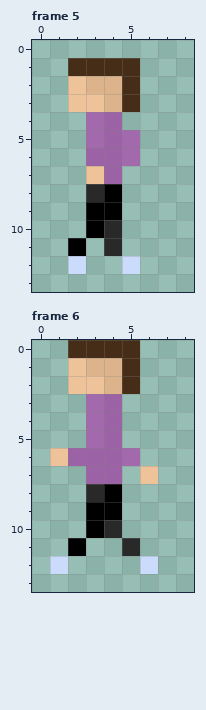
Pixel-art file, stored at Assets/PersonalAssets/NPC/Day4/Man3DayFourCorrectLeftWalk.aseprite. This is how it looked before the edit.
9x14 pixels, 10 frames. Shown: frame 5, frame 6. The commit also changed other frames, which this record leaves out.
The result:
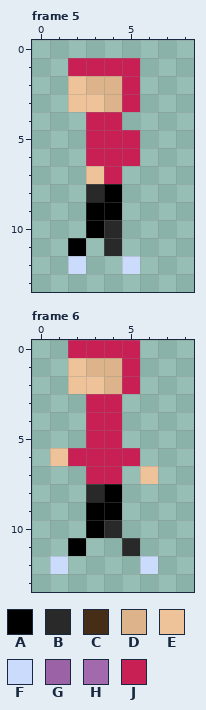
Palette (. is transparent): A #000000  B #292929  C #452d17  D #ddb38b  E #eec39a  F #cbdbfc  G #9b63a5  H #a26aac  J #c82055
Edits made:
Frame 5:
y 1: x 2..5 CCCC -> JJJJ
y 2..3: x 5 C -> J
y 4: x 3..4 HG -> JJ
y 5: x 3..5 HGH -> JJJ
y 6: x 3..5 GGH -> JJJ
y 7: x 4 G -> J
Frame 6:
y 0: x 2..5 CCCC -> JJJJ
y 1..2: x 5 C -> J
y 3..5: x 3..4 HG -> JJ
y 6: x 2..5 GGGH -> JJJJ
y 7: x 3..4 GG -> JJ
Pixel boxes of the changes (left, top, right, bottom) in both pictures:
changed: (68, 58, 140, 184)
changed: (68, 340, 140, 484)
